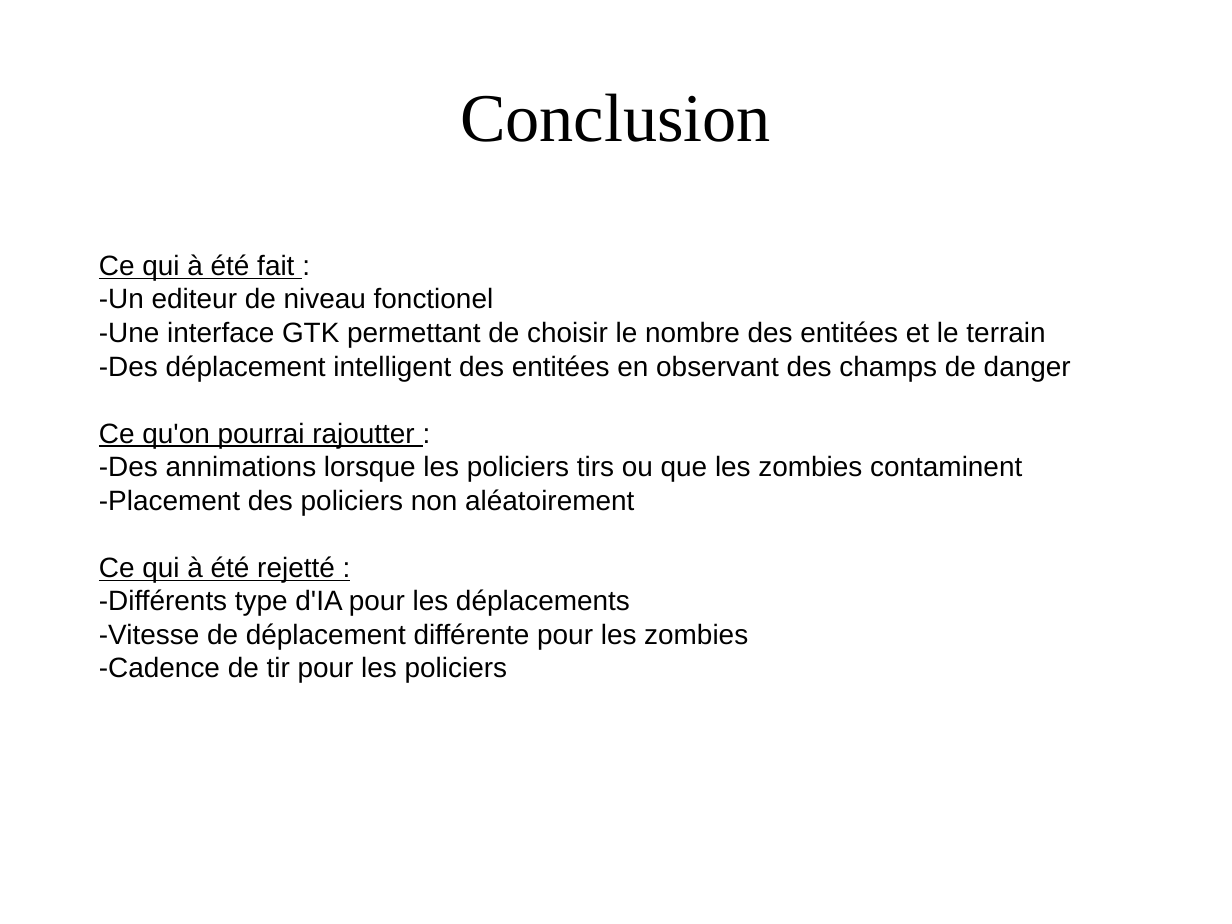
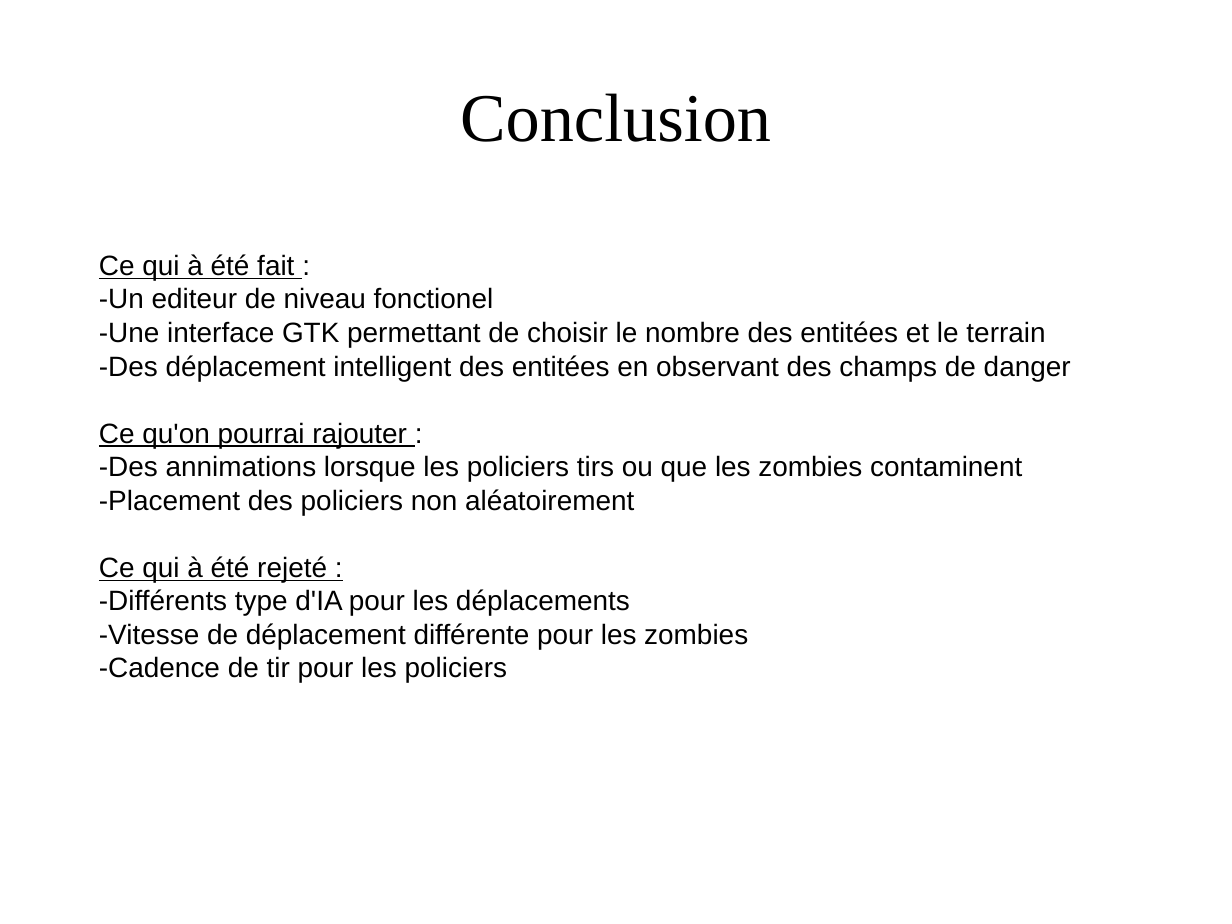
Before and after one commit to HijackHornet/Simulation-Zombies-Vs-Humains, a slide deck: slide 8 of doc/Présentation Projet LIF7.odp. Drawn at 1232x924 pixels with LibreOffice and Linux fonts; fonts in the diff are those of the drawing; background and template pictures are left out. Boxes give left, top, right and bottom in pixels: in the first picture for what was removed or moved away, otherwise in the second. Text is boxed around its words. In the diff, an @@ line names an element or a change of style, - is before the commit and + after.

Commit message:
Correction Fautes

```diff
--- a/doc/Présentation Projet LIF7.odp
+++ b/doc/Présentation Projet LIF7.odp
@@ text at [99, 422, 407, 448]: text changed @@
-Ce qu'on pourrai rajoutter :
+Ce qu'on pourrai rajouter :
@@ text at [99, 556, 327, 582]: text changed @@
-Ce qui à été rejetté :
+Ce qui à été rejeté :
```
